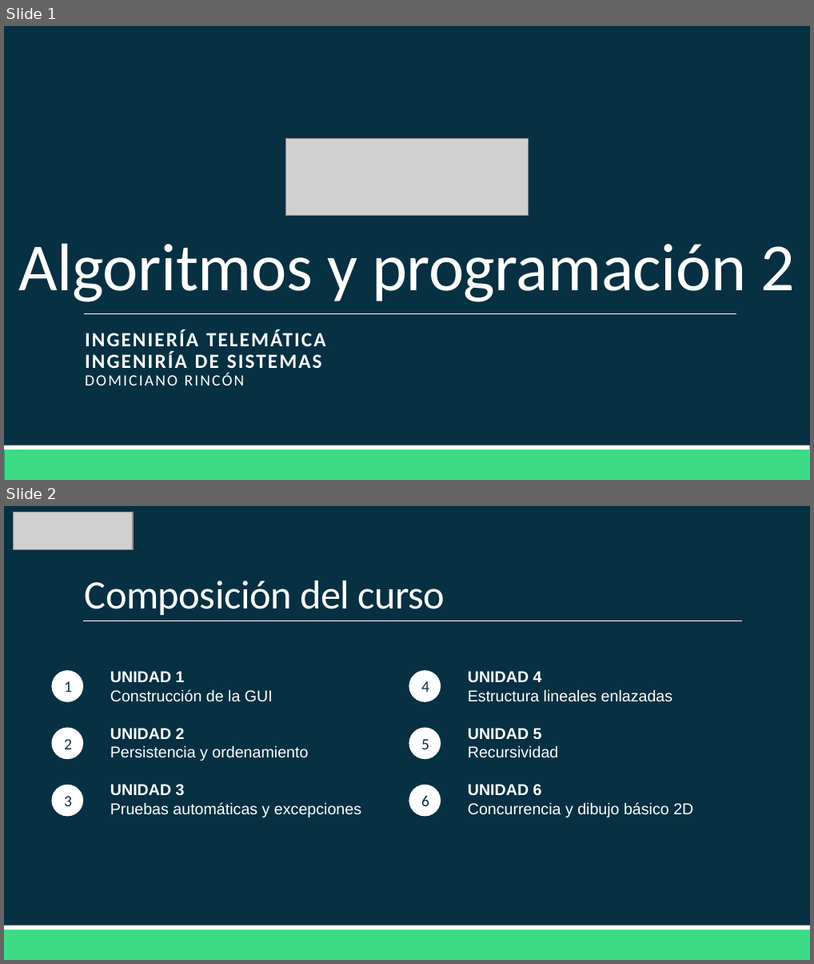
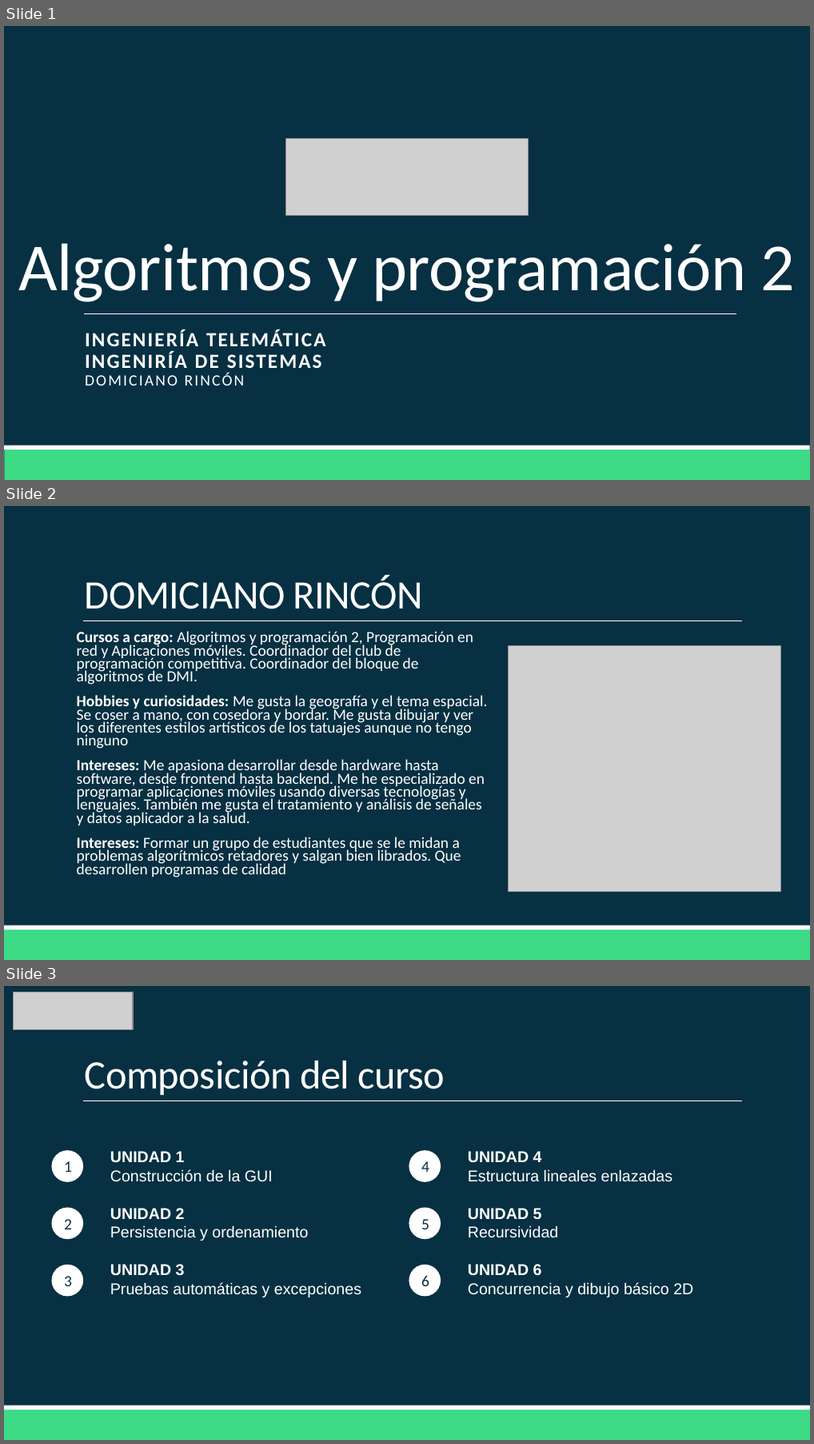
Before and after one commit to Domiciano/AP2-212, a slide deck: Presentación/Curso.pptx. Shown one above the other, each under a label of ours: slides 1 and 2 before the commit, slides 1, 2 and 3 after it. The pictures are 814x964 and 814x1444 pixels, drawn with LibreOffice and Linux fonts; fonts in the diff are those of the drawing; grey boxes stand for pictures. Boxes give left, top, right and bottom in pixels: in the first picture for what was removed or moved away, otherwise in the second. Text is boxed around its words. In the diff, an @@ line names an element or a change of style, - is before the commit and + after.

```diff
--- a/Presentación/Curso.pptx
+++ b/Presentación/Curso.pptx
@@ slide 2 added at [4,506,810,960], background #073042; not listed: 3 template elements that a slide beside it also shows @@
@@ title added at [85,575,423,609], 36 pt, text #FFFFFF @@
+DOMICIANO RINCÓN
@@ text added at [77,631,487,877], 13.9 pt, text #FFFFFF @@
+Cursos a cargo: Algoritmos y programación 2, Programación en red y Aplicaciones móviles. Coordinador del club de programación competitiva. Coordinador del bloque de algoritmos de DMI.
+Hobbies y curiosidades: Me gusta la geografía y el tema espacial. Se coser a mano, con cosedora y bordar. Me gusta dibujar y ver los diferentes estilos artísticos de los tatuajes aunque no tengo ninguno
+Intereses: Me apasiona desarrollar desde hardware hasta software, desde frontend hasta backend. Me he especializado en programar aplicaciones móviles usando diversas tecnologías y lenguajes. También me gusta el tratamiento y análisis de señales y datos aplicador a la salud.
+Intereses: Formar un grupo de estudiantes que se le midan a problemas algorítmicos retadores y salgan bien librados. Que desarrollen programas de calidad
@@ picture added at [509,645,782,892] @@
@@ what was slide 2 is now slide 3 @@
```
Also in this commit, not shown: 1 other file.
